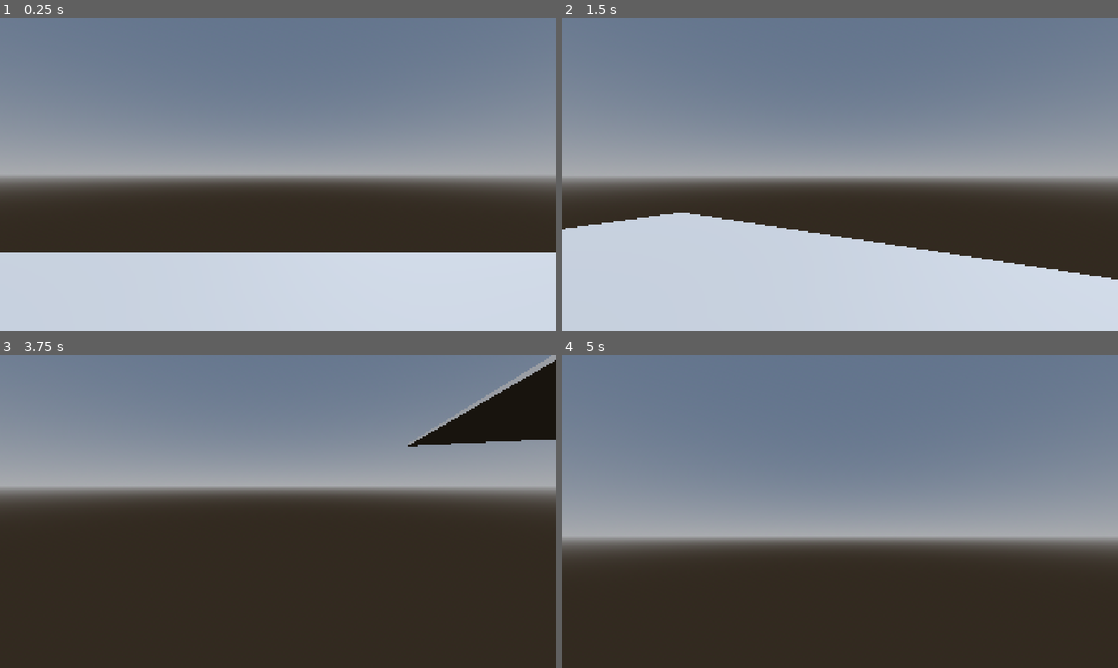
Above: before the commit, frames 1-4 (two rows, left to right).
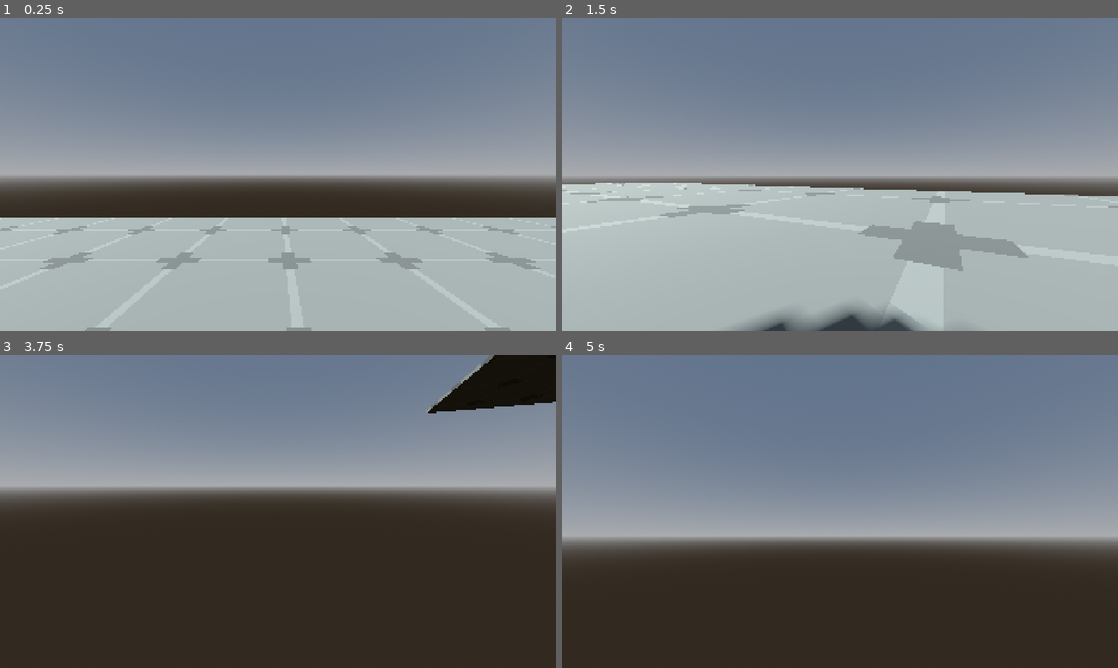
Above: after the commit, the same moments.

Repository: scattercat-123/Bouncer-FPS
Game: Godot game, scene res://assets/scenes/main.tscn
Same seed, same stepped clock (60 frames per second), same inputs: the game is played once before the commit and once after it.
Inputs (mouse positions are in pixels of both pictures, inside the frame that each line leads up to):
- Up to frame 1 (0.25 s): no input
- Up to frame 2 (1.5 s): tap Enter (ui_accept) at 0.5, 0.77 s; move the mouse to (962, 158) at 0.52 s; hold Right (ui_right) 0.53-1.28 s; move the mouse to (812, 174) at 1.27 s; hold Up (ui_up) from 1.28 s (still down)
- Up to frame 3 (3.75 s): keep holding Up (ui_up); tap Enter (ui_accept) at 1.52, 3.02, 3.5 s; move the mouse to (289, 505) at 2.02 s; move the mouse to (272, 517) at 2.77 s; move the mouse to (316, 514) at 3.52 s
- Up to frame 4 (5 s): keep holding Up (ui_up); tap Enter (ui_accept) at 3.77, 4.52 s; move the mouse to (795, 508) at 4.27 s

The runs differ from the first frame. In frame 1, 36% of the frame differs, in the area x 0-100%, y 63-100%; in frame 2, 45%, in the area x 0-100%, y 52-100%; in frame 3, 4.3%; in frame 4, nothing differs.

Commit message:
finished making the walls

Diff:
--- a/assets/scenes/main.tscn
+++ b/assets/scenes/main.tscn
@@ -1,5 +1,6 @@
 [gd_scene format=3 uid="uid://biskixola4sha"]
 
+[ext_resource type="Texture2D" uid="uid://cjx04r3qqo8ga" path="res://assets/scenes/bouncebaba.png" id="1_kpi06"]
 [ext_resource type="PackedScene" uid="uid://bv5uqduc2xf1h" path="res://assets/scenes/plr.tscn" id="1_mr7gh"]
 
 [sub_resource type="ProceduralSkyMaterial" id="ProceduralSkyMaterial_mr7gh"]
@@ -14,7 +15,14 @@
 sky = SubResource("Sky_kpi06")
 
 [sub_resource type="BoxMesh" id="BoxMesh_ifeun"]
-size = Vector3(26.02246, 0.14453125, 15.496338)
+size = Vector3(26, 0.15, 15.5)
+
+[sub_resource type="StandardMaterial3D" id="StandardMaterial3D_18nbs"]
+albedo_color = Color(0.67939395, 0.695421, 0.6493226, 1)
+albedo_texture = ExtResource("1_kpi06")
+uv1_scale = Vector3(0.5, 0.5, 0.5)
+uv1_triplanar = true
+texture_filter = 0
 
 [sub_resource type="ConcavePolygonShape3D" id="ConcavePolygonShape3D_nb5qc"]
 data = PackedVector3Array(-13.0112, 0.072299995, 7.7482, 13.0112, 0.072299995, 7.7482, -13.0112, -0.072299995, 7.7482,  …(1040 unchanged characters)…
@@ -31,7 +39,9 @@
 [node name="StaticBody3D" type="StaticBody3D" parent="." unique_id=1034249400]
 
 [node name="MeshInstance3D" type="MeshInstance3D" parent="StaticBody3D" unique_id=1796908506]
+transform = Transform3D(1, 0, 0, 0, 1, 0, 0, 0, 1, -1.7970922, 1.4300593, 0.30069304)
 mesh = SubResource("BoxMesh_ifeun")
+surface_material_override/0 = SubResource("StandardMaterial3D_18nbs")
 
 [node name="CollisionShape3D" type="CollisionShape3D" parent="StaticBody3D" unique_id=920647247]
 shape = SubResource("ConcavePolygonShape3D_nb5qc")
Binary file added: assets/scenes/bouncebaba.png
Not shown, added: assets/scenes/bouncebaba.png.import
Binary file added: assets/scenes/bouncebabacrate.png
Not shown, added: assets/scenes/bouncebabacrate.png.import
Not shown, added: assets/scenes/bayonet-knife.zip
